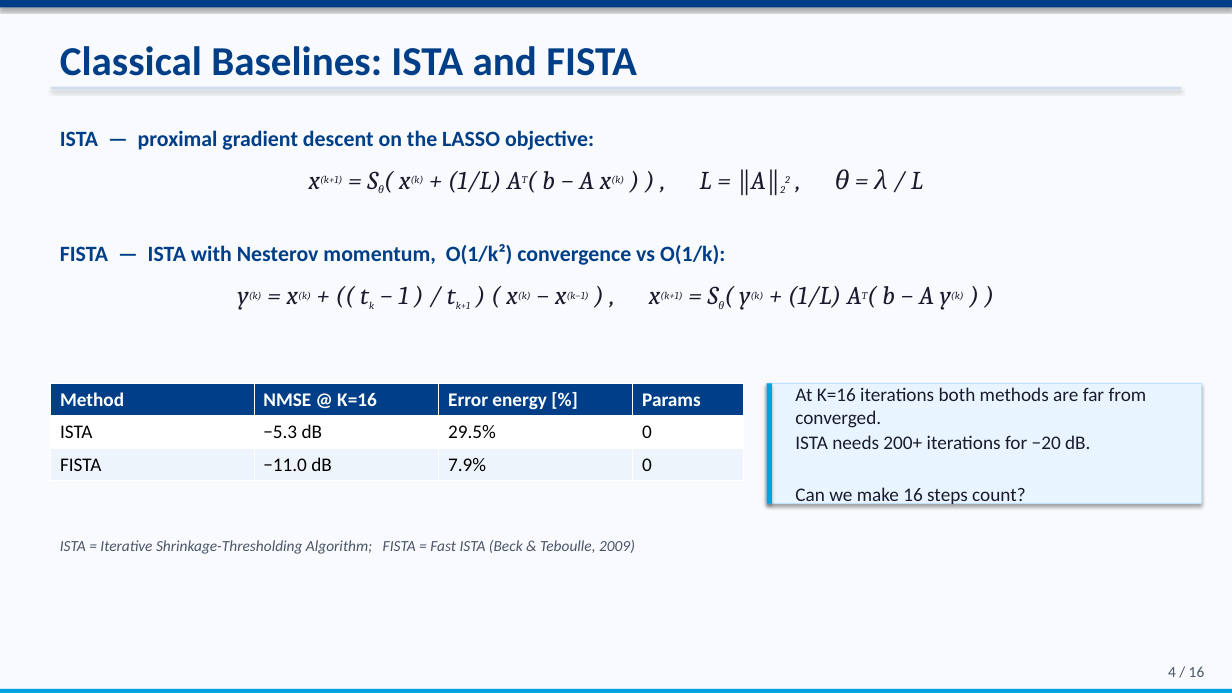
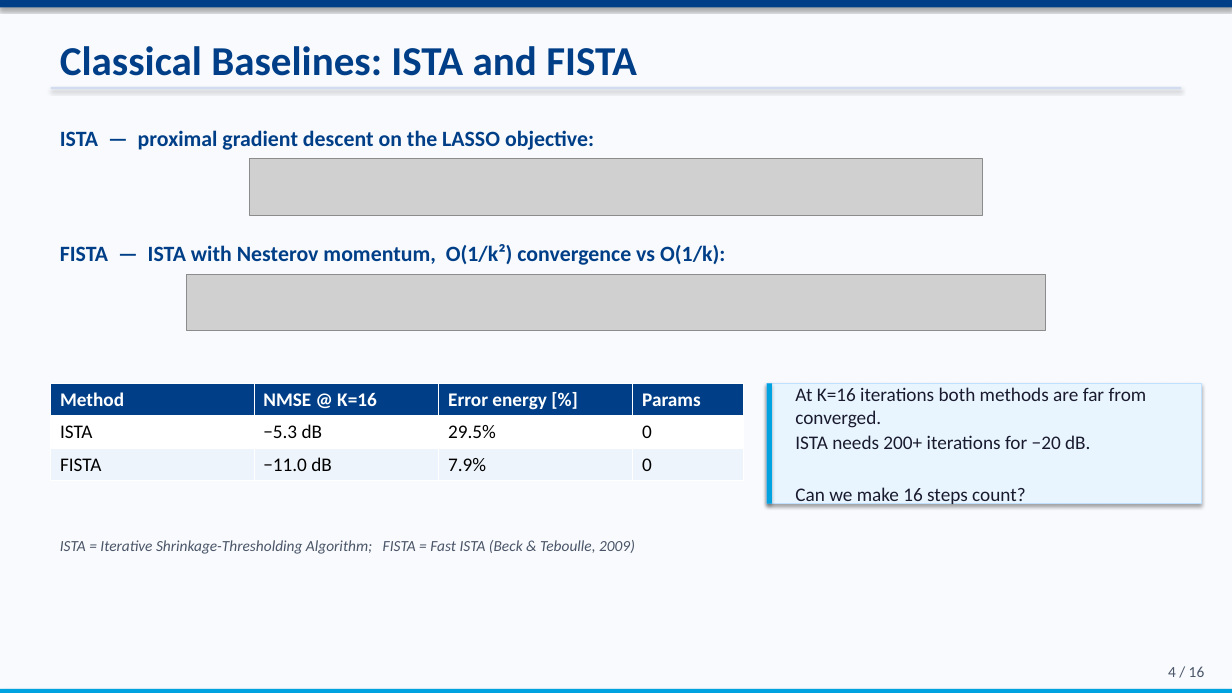
Before and after one commit to ThEpiCake/hyperlista-mbdl, a slide deck: slide 4 of submission/MBDL_Seminar_Presentation.pptx. Drawn at 1232x693 pixels with LibreOffice and Linux fonts; fonts in the diff are those of the drawing; grey boxes stand for pictures. Boxes give left, top, right and bottom in pixels: in the first picture for what was removed or moved away, otherwise in the second. Text is boxed around its words. In the diff, an @@ line names an element or a change of style, - is before the commit and + after.

```diff
--- a/submission/MBDL_Seminar_Presentation.pptx
+++ b/submission/MBDL_Seminar_Presentation.pptx
@@ picture added at bbox=[250, 159, 982, 215] @@
@@ text removed at bbox=[309, 169, 923, 193] @@
-x(k+1) = Sθ( x(k) + (1/L) AT( b − A x(k) ) ) , L = ‖A‖22 , θ = λ / L
@@ picture added at bbox=[187, 274, 1045, 331] @@
@@ text removed at bbox=[238, 286, 964, 310] @@
-y(k) = x(k) + (( tk − 1 ) / tk+1 ) ( x(k) − x(k−1) ) , x(k+1) = Sθ( y(k) + (1/L) AT( b − A y(k) ) )
```
Also in this commit, not shown: 5 other slides changed, 1 other file.
